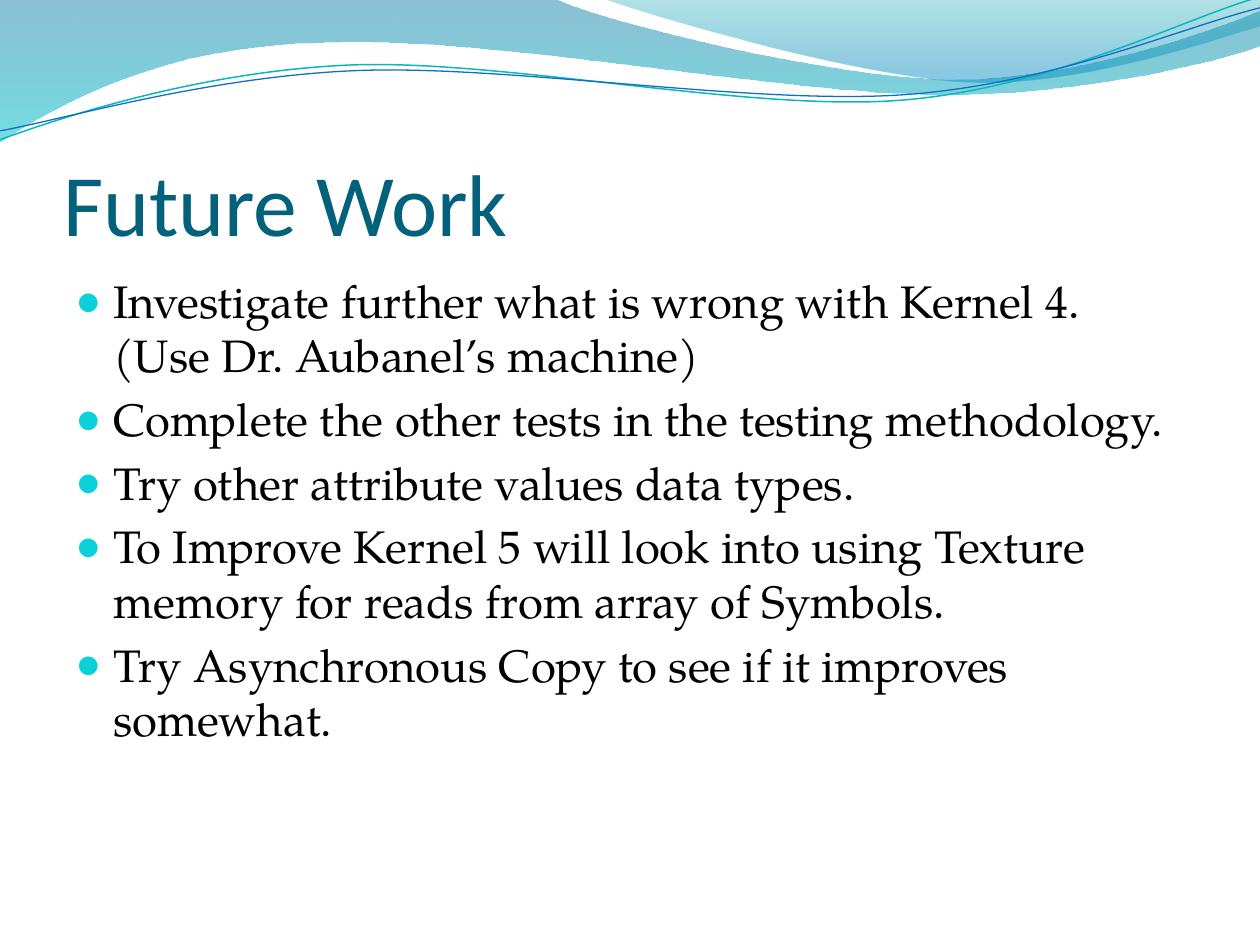
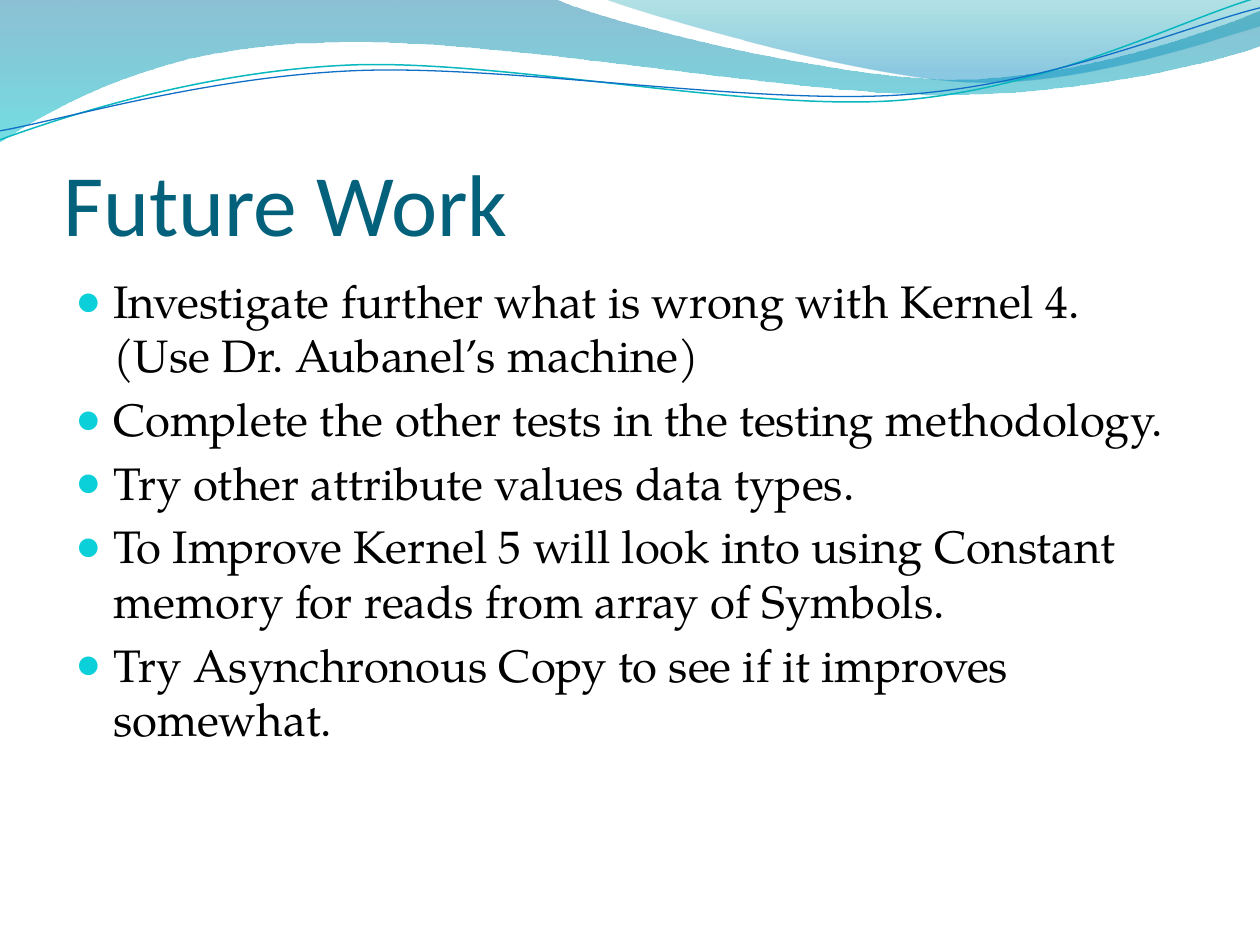
Before and after one commit to edvelezg/unb-pdp2, a slide deck: slide 24 of proj/FinalPresentation.pptx (slide 19 before the commit). Drawn at 1260x945 pixels with LibreOffice and Linux fonts; fonts in the diff are those of the drawing; background and template pictures are left out. Boxes give left, top, right and bottom in pixels: in the first picture for what was removed or moved away, otherwise in the second. Text is boxed around its words. In the diff, an @@ line names an element or a change of style, - is before the commit and + after.

```diff
--- a/proj/FinalPresentation.pptx
+++ b/proj/FinalPresentation.pptx
@@ text at <box>113,530,1115,631</box>: text changed @@
-● To Improve Kernel 5 will look into using Texture memory for reads from array of Symbols.
+● To Improve Kernel 5 will look into using Constant memory for reads from array of Symbols.
```
Also in this commit, not shown: 4 other slides changed, 6 slides added, 1 slide removed, 1 other file.
